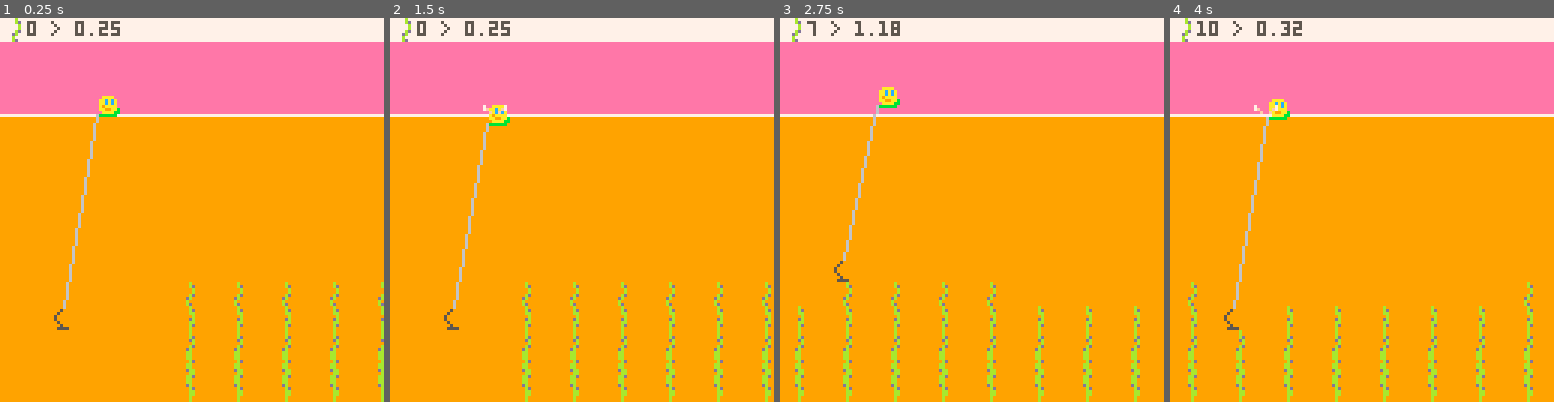
Above: before the commit, frames 1-4 (left to right).
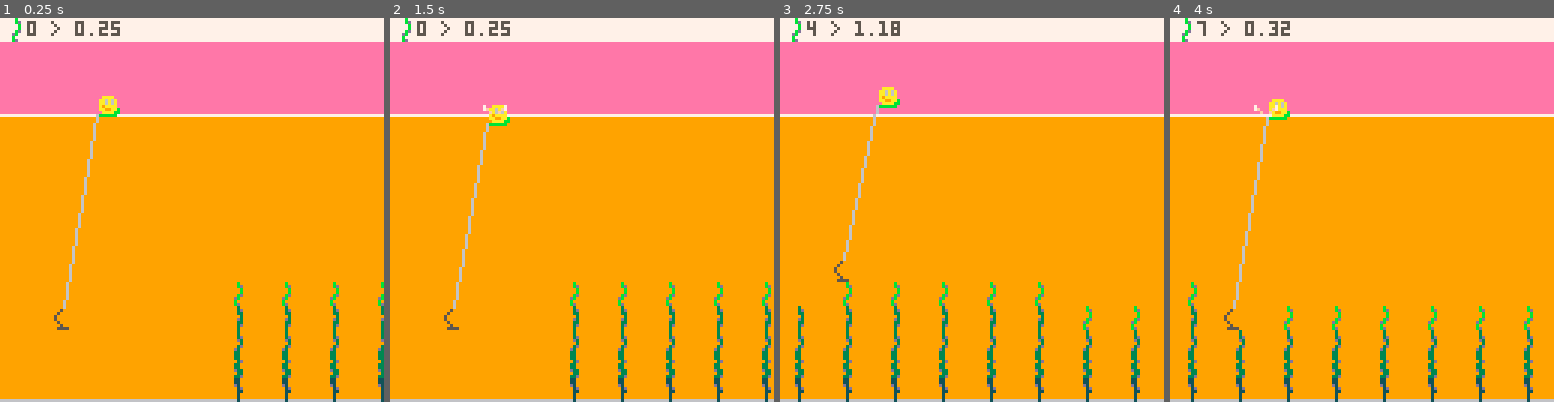
Above: after the commit, the same moments.

Repository: broquaint/pico8-carts
Game: PICO-8 cartridge eggjam18.p8
The game is run twice, just before and just after one commit, with the same random seed, the same clock (stepped at 60 frames per second) and the same inputs.
Inputs:
- Up to frame 1 (0.25 s): no input
- Up to frame 2 (1.5 s): tap X (X key) at 0.33, 1.07 s; tap O (Z key) at 0.7 s
- Up to frame 3 (2.75 s): hold Right 1.6-2.1 s; tap O (Z key) at 1.7, 2.1, 2.5 s; tap X (X key) at 1.85 s; hold Up 2.15-2.42 s; hold Right from 2.47 s (still down)
- Up to frame 4 (4 s): tap O (Z key) at 2.9, 3.3, 3.7 s; tap X (X key) at 2.97 s; release Right at 3.03 s; hold Left 3.08-3.58 s; hold Down 3.63-3.97 s

The runs differ from the first frame. In frame 1, 2.5% of the frame differs, in the area x 0-100%, y 0-100%; in frame 2, 2.9%; in frame 3, 3.4%; in frame 4, 3.8%.

Commit message:
Add some legibility to the lake floor
So it becomes more obvious what should be collected.

Diff:
--- a/eggjam18.p8
+++ b/eggjam18.p8
@@ -49,8 +49,8 @@
          cooling_down = false,
    })
 
-   lvl = {
-      0,0,0,
+   local lvl = {
+      0,0,0,0, --0,0,0,0,0,
       5,5,5,5,5,5,
       4,4,4,4,4,4,
       5,5,4,4,5,5,
@@ -63,12 +63,19 @@
       3,3,2,2,3,3,
       3,2,2,2,2,3,
    }
+
    level = {}
    for i,h in pairs(lvl) do
+      local sprites = {20}
+      for i = 2,(h-1) do
+         add(sprites, 21-i)
+      end
+      add(sprites, 16)
       add(level, make_obj({
                 x = 16 * i,
                 -- y = 121,
                 height = h,
+                sprites = sprites,
                 collected = false
       }))
    end
@@ -206,16 +213,21 @@
    rectfill(cam.x, cam.y+32, cam.x+127, cam.y+127, orange)
    line(cam.x, WATER_LINE, cam.x+127, WATER_LINE, white)
 
+   pal(sky, olive, 0)
+   line(cam.x, 127, cam.x+127, 127, sky)
+
    rectfill(cam.x, cam.y, cam.x+127, cam.y+7, white)
 
    -- print(dumper(player.speed_x, ' @ ', player.x, ' ^ ', net.speed_y, ' y ', net.y, ' b ', player.bounces), cam.x+1, cam.y+1, slate)
    spr(16, cam.x+2, 0)
    print(dumper(player.points, ' > ', player.speed_x), cam.x+9, 1, slate)
 
-   pal(ember, tea, 1)
+   pal(storm, sea, 1)
    for sw in all(level) do
-      for i = 1,sw.height do
-         spr(21-i, sw.x, 1+127-(8*i))
+      if sw.x > (cam.x-8) and sw.x < (cam.x+127) then
+         for i = 1,sw.height do
+            spr(sw.sprites[i], sw.x, 1+127-(8*i))
+         end
       end
    end
 
@@ -239,17 +251,17 @@
 0aa99aab000500007f0000f700000000000000000000000000000000000000000000000000000000000000000000000000000000000000000000000000000000
 00aaaabb0000500000f00f0000000000000000000000000000000000000000000000000000000000000000000000000000000000000000000000000000000000
 0bbbbbb0000555500000000000000000000000000000000000000000000000000000000000000000000000000000000000000000000000000000000000000000
-00080000000800000008000000880000008800000000000000000000000000000000000000000000000000000000000000000000000000000000000000000000
-0008d0000008d0000008000000880000008800000000000000000000000000000000000000000000000000000000000000000000000000000000000000000000
-00008000000880000008d0000008d00000d800000000000000000000000000000000000000000000000000000000000000000000000000000000000000000000
-0000800000008000000d8000008800000008d0000000000000000000000000000000000000000000000000000000000000000000000000000000000000000000
-0008d000000d80000000800000880000000880000000000000000000000000000000000000000000000000000000000000000000000000000000000000000000
-00d80000000880000008d00000d88000000880000000000000000000000000000000000000000000000000000000000000000000000000000000000000000000
-008000000008d00000d8000000088000000800000000000000000000000000000000000000000000000000000000000000000000000000000000000000000000
-008d000000080000008800000088d000000800000000000000000000000000000000000000000000000000000000000000000000000000000000000000000000
-…(6 lines of a section not shown)…
+000b0000000300000003000000330000001100000000000000000000000000000000000000000000000000000000000000000000000000000000000000000000
+000bd0000003d0000003000000330000001100000000000000000000000000000000000000000000000000000000000000000000000000000000000000000000
+0000b000000330000003d0000003d00000d100000000000000000000000000000000000000000000000000000000000000000000000000000000000000000000
+0000b00000003000000d3000003300000001d0000000000000000000000000000000000000000000000000000000000000000000000000000000000000000000
+000bd000000d30000000300000330000000110000000000000000000000000000000000000000000000000000000000000000000000000000000000000000000
+00db0000000330000003d00000d33000000100000000000000000000000000000000000000000000000000000000000000000000000000000000000000000000
+00b000000003d00000d3000000033000000100000000000000000000000000000000000000000000000000000000000000000000000000000000000000000000
+00bd000000030000003300000033d000000100000000000000000000000000000000000000000000000000000000000000000000000000000000000000000000
+…(6 lines of a section not shown)…
